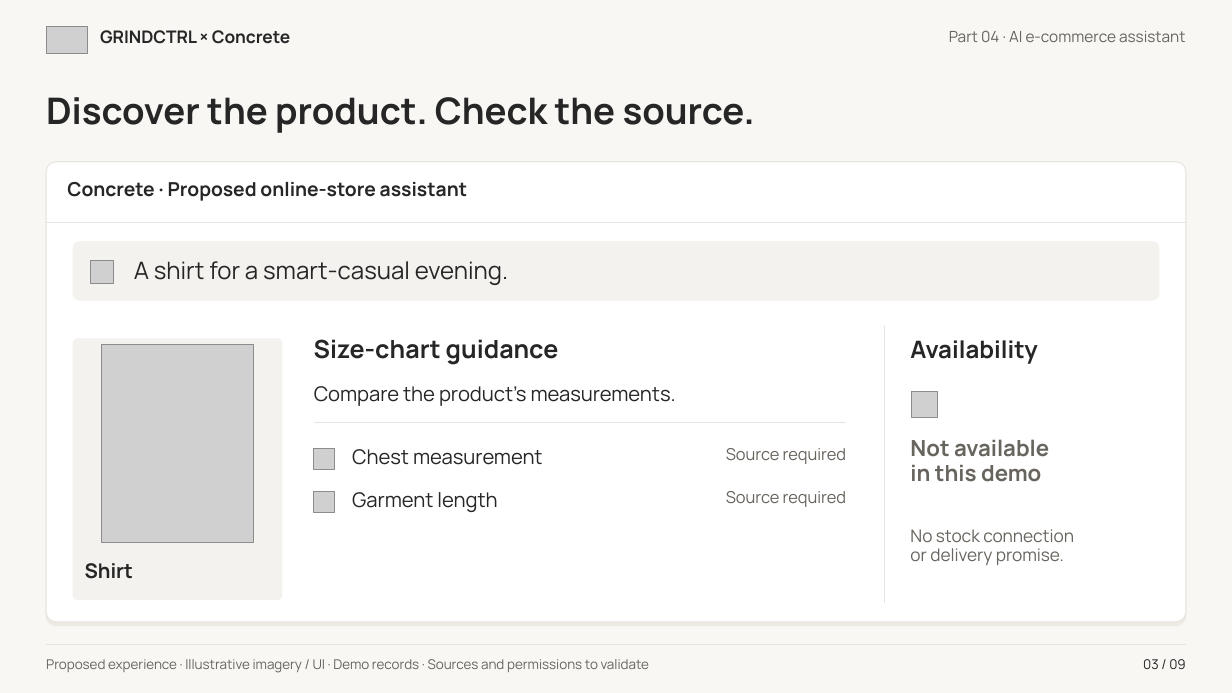
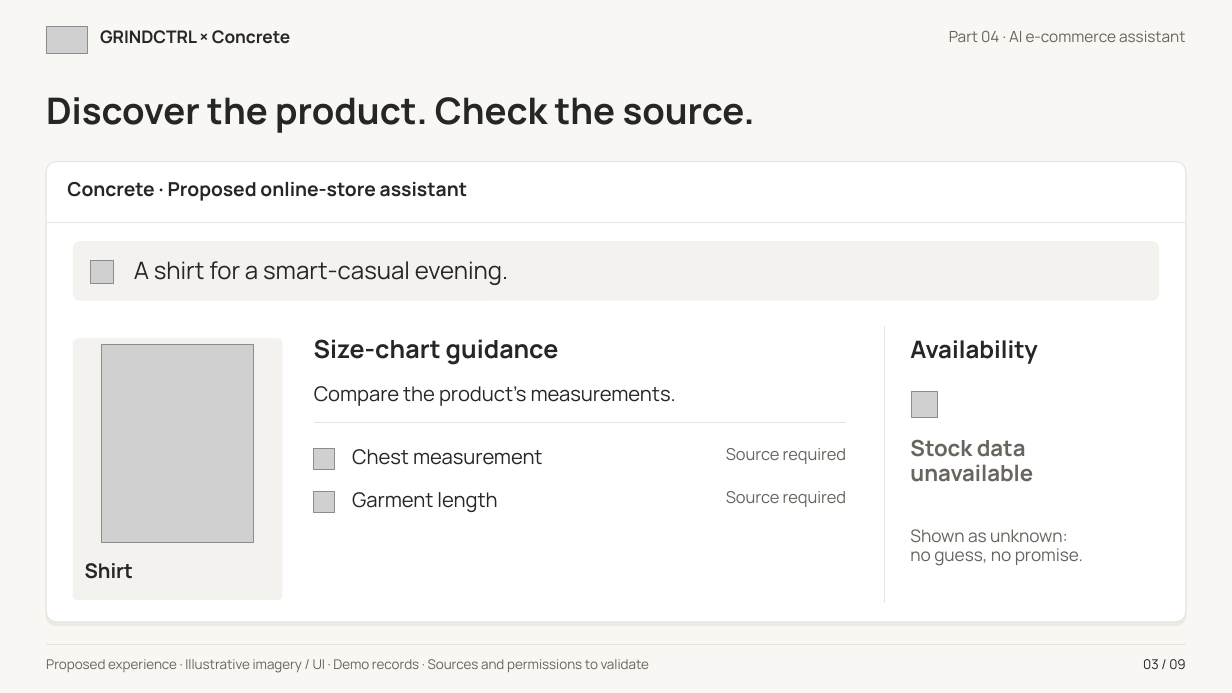
Before and after one commit to mhhmod/grindctrl_booking, a slide deck: slide 3 of GRINDCTRL_Concrete_Part04_AI_Opportunities_en.pptx. Drawn at 1232x693 pixels with LibreOffice and Linux fonts; fonts in the diff are those of the drawing; grey boxes stand for pictures. Boxes give left, top, right and bottom in pixels: in the first picture for what was removed or moved away, otherwise in the second. Text is boxed around its words. In the diff, an @@ line names an element or a change of style, - is before the commit and + after.

```diff
--- a/GRINDCTRL_Concrete_Part04_AI_Opportunities_en.pptx
+++ b/GRINDCTRL_Concrete_Part04_AI_Opportunities_en.pptx
@@ text at (x1=910, y1=439, x2=1033, y2=482): text changed @@
-Not available
-in this demo
+Stock data
+unavailable
@@ text at (x1=910, y1=529, x2=1083, y2=566): text changed @@
-No stock connection
-or delivery promise.
+Shown as unknown:
+no guess, no promise.
```
Also in this commit, not shown: 7 other slides changed, 40 other files.
